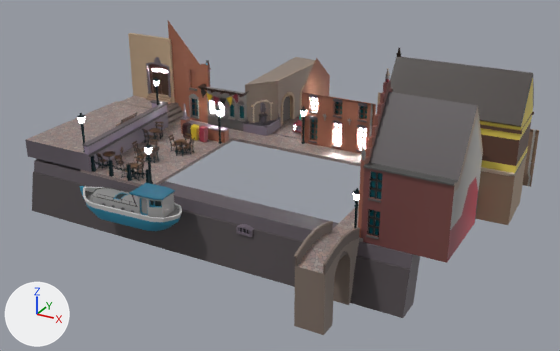
The FBX model Assets/_/_ART/_3D/3DModels/Level/3D_lvl01.fbx: old version first, new version second.
Camera for both pictures: a 50 mm camera at (23.3, -46.9, 32.3) aimed at (-4.2, 3.0, 7.4). Lighting does not change. The marker at lower left points along +X, +Y and +Z. Where no turn or scale is listed for an object, it has been applied to the vertices. Vertices at the same position are counted once.
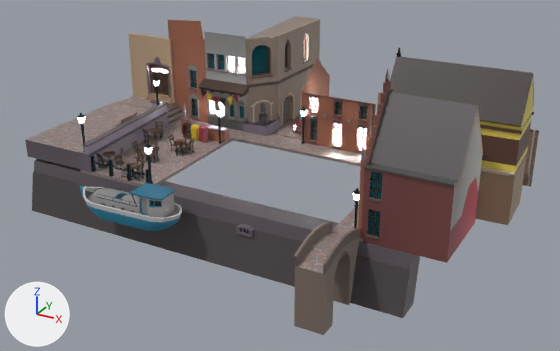
Changed parts and their boxes (x1, y1, x2, y2) in the pictures (560 x 351 px):
'Cube.014', reshaped
    before: (25, 21, 539, 335)
    after: (25, 16, 539, 335)
part 1 of me_cube_029, added
    after: (188, 65, 198, 91)
part 2 of me_cube_029, added
    after: (190, 70, 197, 88)
part 3 of me_cube_029, built on
    before: (168, 21, 243, 123)
    after: (168, 16, 321, 123)

Patch to the scene script:
```diff
--- a/Assets/_/_ART/_3D/3DModels/Level/3D_lvl01.fbx.py
+++ b/Assets/_/_ART/_3D/3DModels/Level/3D_lvl01.fbx.py
@@ me_cube_029 @@
 # used by ob_cube_014; location = (5.31, -7.32, 7.82)
-me_cube_029.from_pydata(...)  # 15373 vertices, 13486 faces; spans x -29.0..9.0, y -2.6..26.5, z -4.3..11.0
+me_cube_029.from_pydata(...)  # 15767 vertices, 13839 faces; spans x -29.0..9.0, y -2.6..26.5, z -4.3..11.0
+# me_cube_029 part 1: the loose piece of 36 vertices spanning x -22.4..-21.4, y 16.4, z 0.4..2.8 is copied, and the copy is moved by (0.0, 0.0, 2.7); it spans x -22.4..-21.4, y 16.4, z 3.1..5.5
+# me_cube_029 part 2: a new loose piece of 44 vertices spanning x -22.3..-21.4, y 16.6..16.7, z 3.3..5.2
+# me_cube_029 part 3: 12 vertices moved from x -22.8..-17.0, y 15.2..16.8, z 3.8..5.7 to x -22.8..-17.0, y 15.2..16.8, z 3.8..9.5; 322 vertices added at x -20.4..-13.8, y 16.0..26.5, z 1.3..8.8
 me_cube_029.materials.append(mat_mat_decore_gradient)
```
